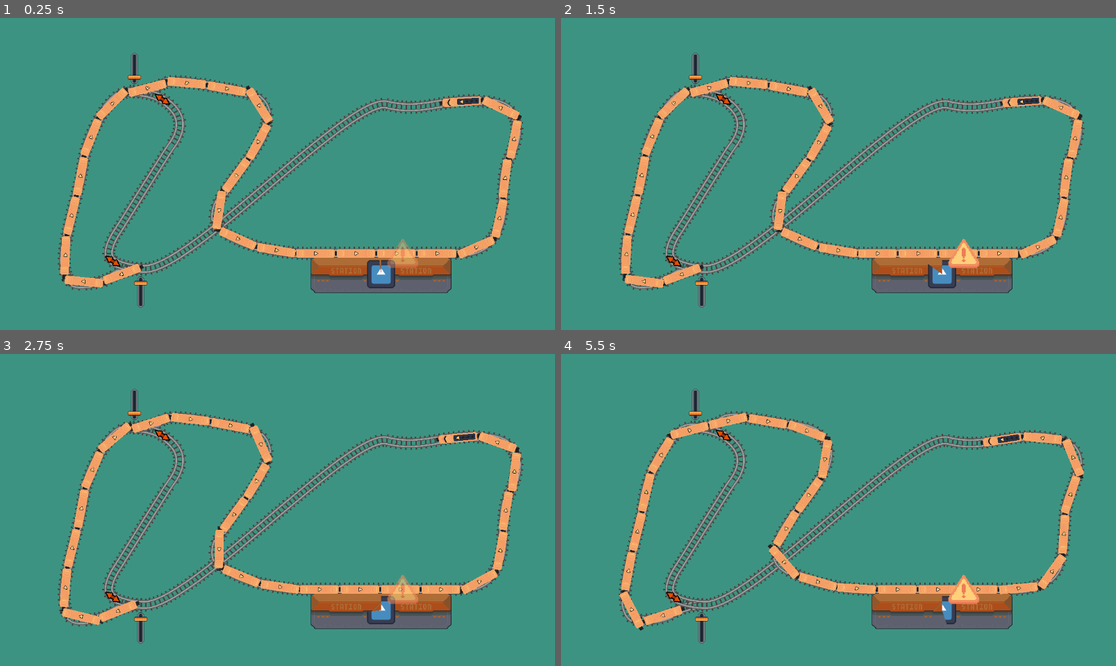
Above: before the commit, frames 1-4 (two rows, left to right).
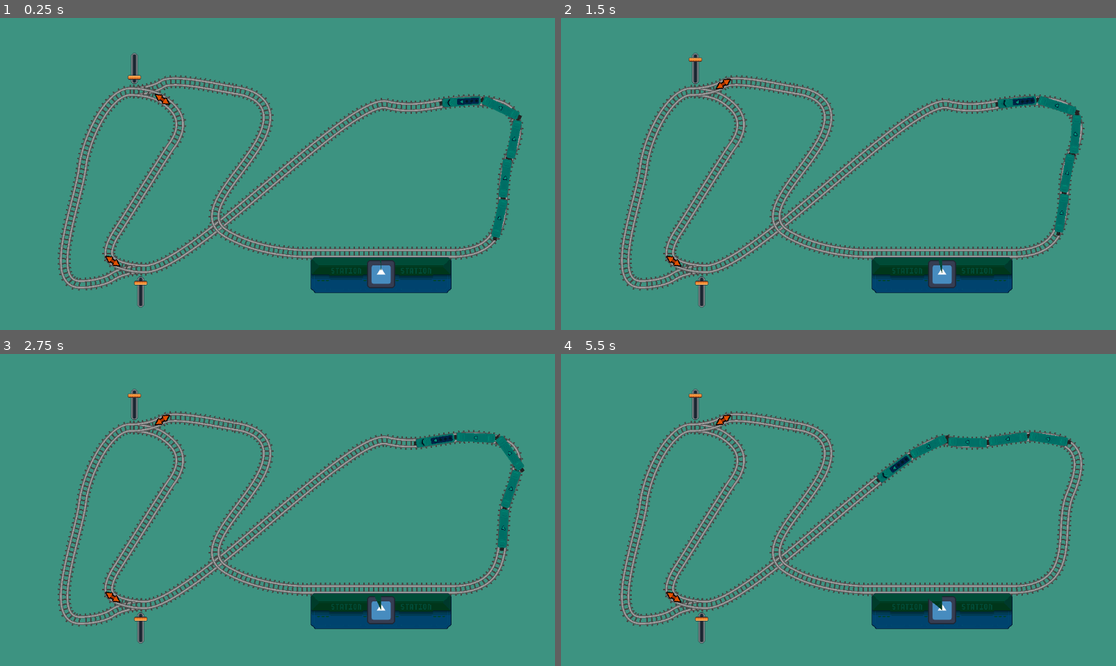
Above: after the commit, the same moments.

Repository: dsg-jam/ld54-game
Game: Godot game, scene res://scenes/start.tscn
Same seed, same stepped clock (60 frames per second), same inputs: the game is played once before the commit and once after it. The engine's default icon, where the game draws it, is replaced by a stand-in: a white triangle on a blue panel in a dark square.
Inputs (mouse positions are in pixels of both pictures, inside the frame that each line leads up to):
- Up to frame 1 (0.25 s): no input
- Up to frame 2 (1.5 s): click (694, 67) at 0.52 s
- Up to frame 3 (2.75 s): hold Space (brake) from 2.03 s (still down)
- Up to frame 4 (5.5 s): release Space (brake) at 2.78 s; hold Space (brake) from 4.28 s (still down)

The runs differ from the first frame. In frame 1, 7.8% of the frame differs, in the area x 10-95%, y 18-88%; in frame 2, 8.2%; in frame 3, 8.3%; in frame 4, 8.9%, in the area x 10-95%, y 12-89%.

Commit message:
primitive color as modulate

Diff:
--- a/prefabs/TrainEngine.tscn
+++ b/prefabs/TrainEngine.tscn
@@ -10,6 +10,7 @@
 
 [node name="TrainEngine" groups=["train_engines"] instance=ExtResource("1")]
 script = ExtResource("2")
+color = Color(1, 1, 1, 1)
 max_force = 1000.0
 gravity = 9.8
 friction_coefficient = 0.1
--- a/scenes/start.tscn
+++ b/scenes/start.tscn
@@ -103,8 +103,10 @@
 
 [node name="Node2D" type="Node2D"]
 script = ExtResource("1_31lvk")
+car_count = 4
 
 [node name="TrainEngine" parent="." instance=ExtResource("2_ee1j8")]
+color = Color(0, 0.698039, 1, 1)
 
 [node name="Tracks" type="Node2D" parent="."]
 
@@ -201,7 +203,7 @@
 
 [node name="TrainRouteStop" parent="TrainRoute" node_paths=PackedStringArray("station") instance=ExtResource("7_hql3n")]
 station = NodePath("../../TrainStation")
-delay = 10.0
+delay = 40.0
 
 [connection signal="timeout" from="Timer" to="." method="_on_Timer_timeout"]
 
--- a/scripts/TrainEngine.gd
+++ b/scripts/TrainEngine.gd
@@ -4,6 +4,7 @@
 signal train_info(info: Dictionary)
 signal entered_station(station: TrainStation)
 
+@export var color: Color
 @export var max_force: float = 1000
 @export var gravity: float = 9.8
 @export var friction_coefficient: float = 0.1
@@ -33,6 +34,7 @@
 var velocity: float = 0
 
 func _ready() -> void:
+	self.set_color(self.color)
 	super._ready()
 	self.front_wheel.new_track_entered.connect(_on_track_entered)
 	self._update_frictions()
--- a/scripts/TrainRoute.gd
+++ b/scripts/TrainRoute.gd
@@ -44,3 +44,4 @@
 func _activate_stop() -> void:
 	var stop: TrainRouteStop = self._stops[self._stop_idx]
 	stop.station.start_timer(stop.delay)
+	stop.station.set_color(self.train.color)
--- a/scripts/TrainStation.gd
+++ b/scripts/TrainStation.gd
@@ -8,6 +8,7 @@
 @onready var _timer: Timer = $Timer
 @onready var _warn_indicator: Sprite2D = $Warn
 @onready var _anim_player: AnimationPlayer = $AnimationPlayer
+@onready var _station_sprite: Sprite2D = $Station
 
 var available: bool
 
@@ -21,6 +22,9 @@
 
 	self._progress.value = 100 * self._timer.time_left / self._timer.wait_time
 	self._warn_indicator.set_visible(self._timer.time_left < self.warn_threshold)
+
+func set_color(color: Color) -> void:
+	self._station_sprite.modulate = color
 
 func start_timer(delay: float) -> void:
 	assert(delay > 0)
--- a/scripts/TrainVehicle.gd
+++ b/scripts/TrainVehicle.gd
@@ -13,6 +13,7 @@
 @onready var front_wheel: TrainWheel = $RailFollower
 @onready var back_wheel: TrainWheel = $RailFollower2
 @onready var body: Node2D = $Body
+@onready var _body_texture_rect: TextureRect = $Body/Node2D2/TextureRect
 
 func _ready() -> void:
 	self.front_wheel.moved.connect(self.back_wheel.move_as_follower)
@@ -28,8 +29,12 @@
 	self.back_wheel.follow(self.front_wheel, self.wheel_distance)
 	self.global_position = self.front_wheel.global_position
 
+func set_color(color: Color) -> void:
+	self._body_texture_rect.modulate = color
+
 # Link another TrainVehicle to follow this one
 func set_follower_car(car: TrainVehicle) -> void:
+	car.set_color(self._body_texture_rect.modulate);
 	car.front_wheel.collision_area.monitoring = false
 	self.back_wheel.collision_area.monitoring = false
 	car.add_to_track(self.back_wheel.current_track)
